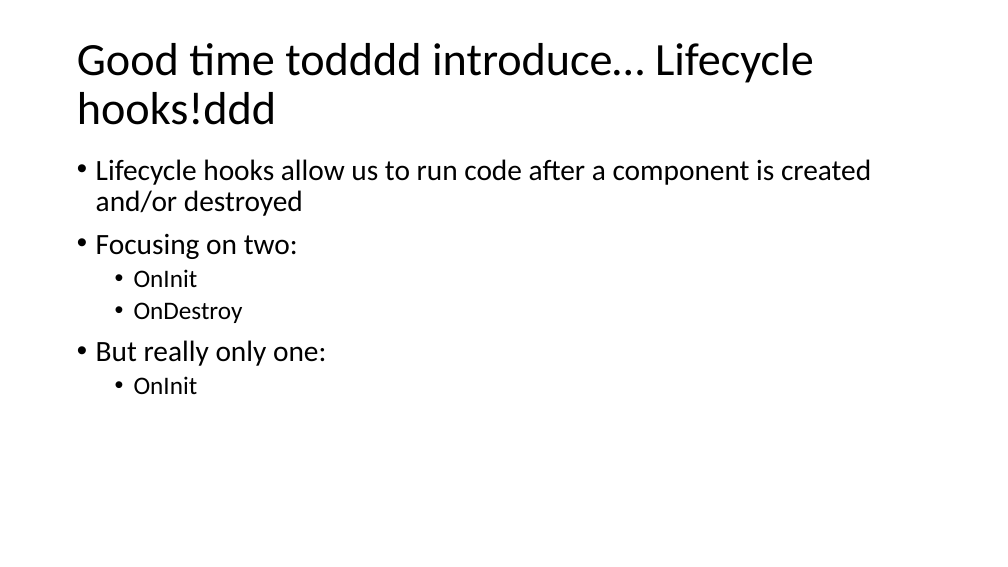
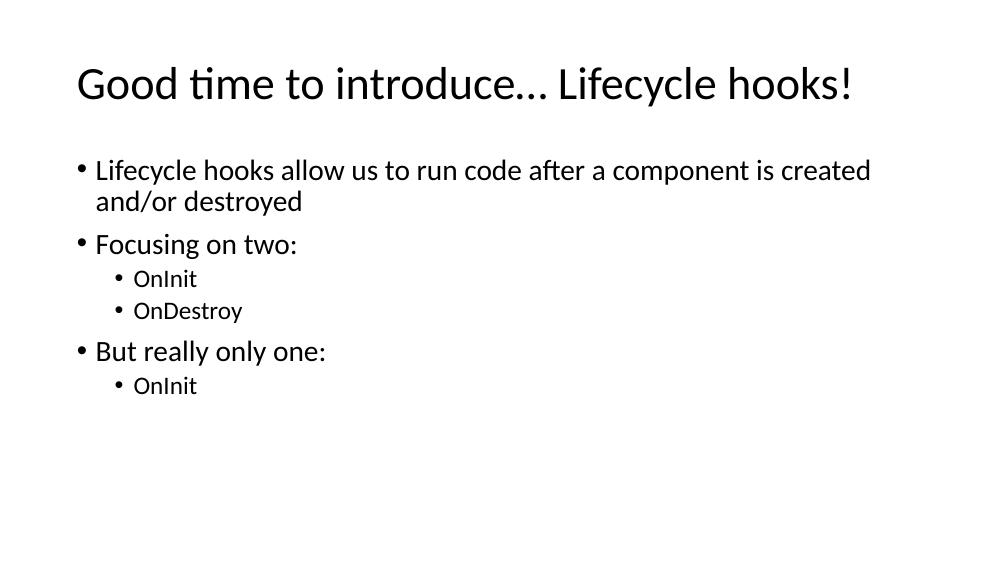
Before and after one commit to schneidenbach/Angular2-AspNetCore-TypeScript-Workshop, a slide deck: slide 13 of slides/6 - Services.pptx. Drawn at 1008x567 pixels with LibreOffice and Linux fonts; fonts in the diff are those of the drawing. Boxes give left, top, right and bottom in pixels: in the first picture for what was removed or moved away, otherwise in the second. Text is boxed around its words. In the diff, an @@ line names an element or a change of style, - is before the commit and + after.

```diff
--- a/slides/6 - Services.pptx
+++ b/slides/6 - Services.pptx
@@ title at box(77, 67, 854, 107): text changed @@
-Good time todddd introduce… Lifecycle hooks!ddd
+Good time to introduce… Lifecycle hooks!
```
Also in this commit, not shown: 3 other files.
